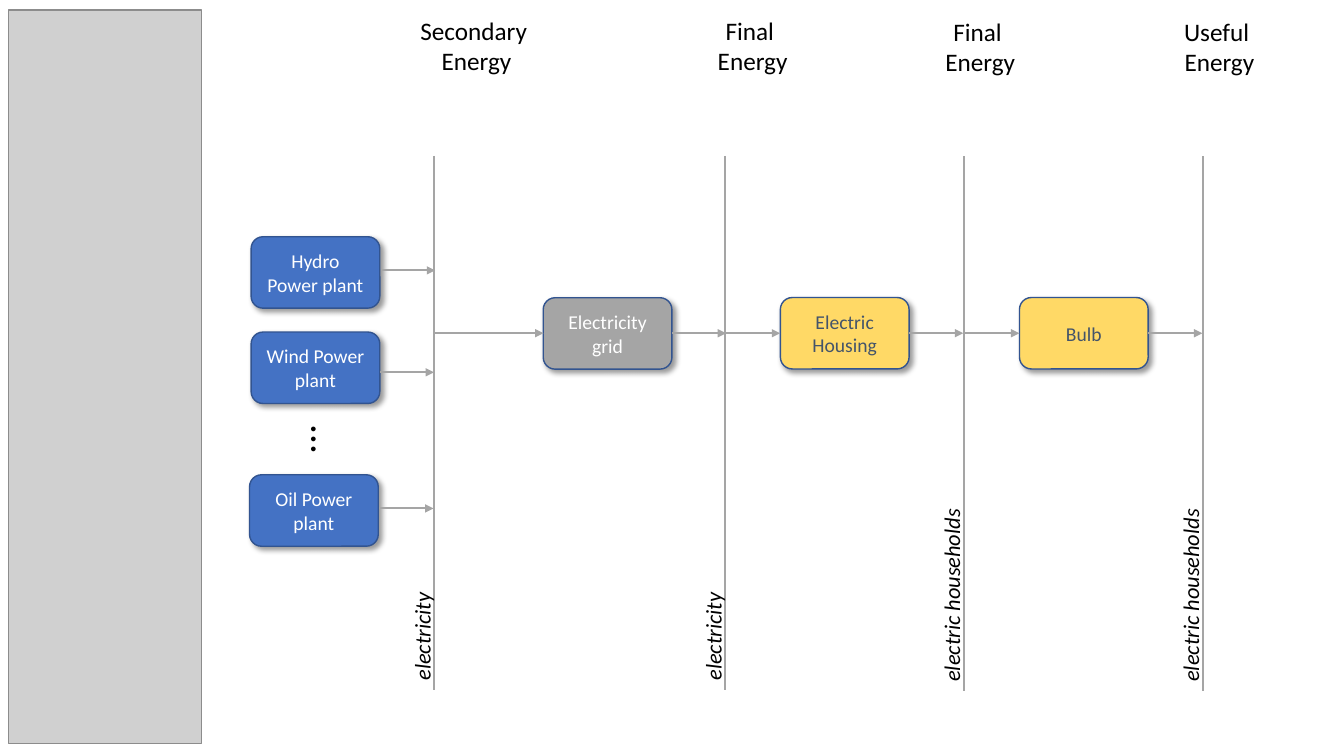
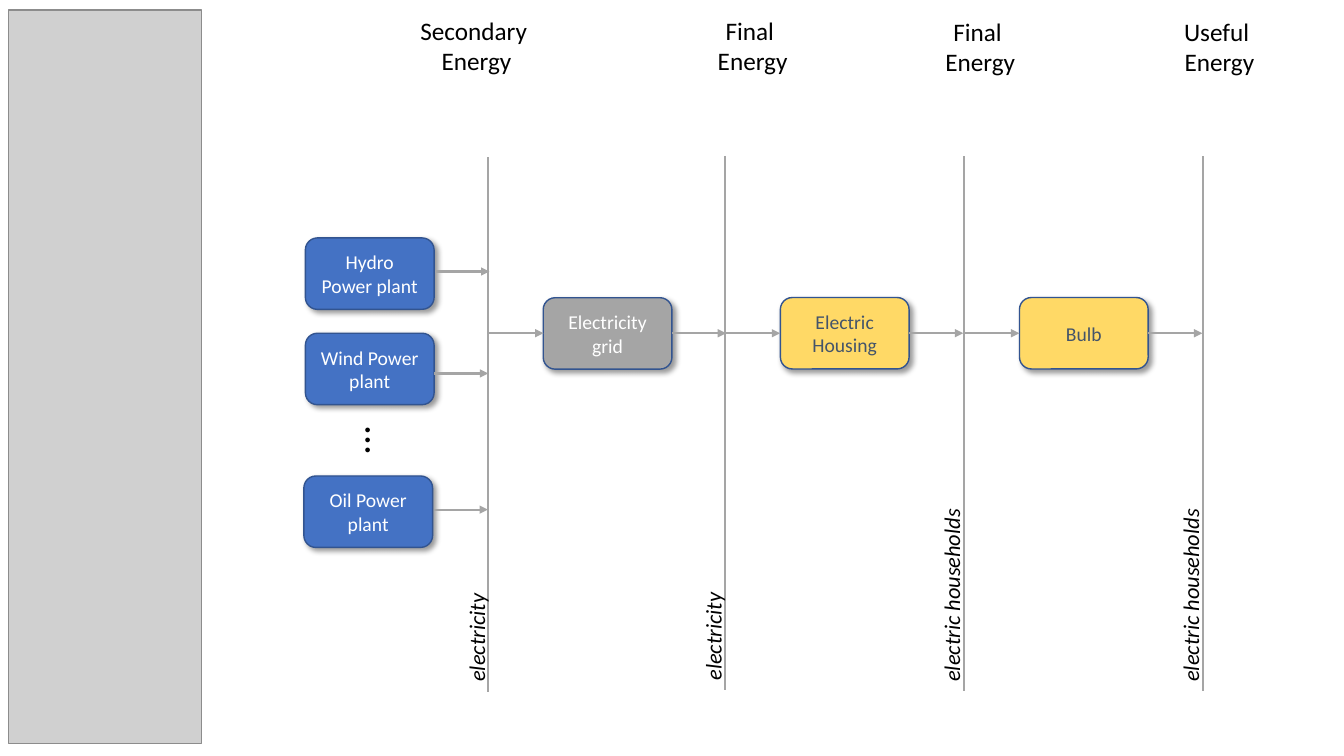
Before and after one commit to jonathanvvelasco/Rede_e_Gas, a slide deck: slide 3 of Documentação/1-Diagrama PPT/Cadeias Energéticas.pptx. Drawn at 1344x756 pixels with LibreOffice and Linux fonts; fonts in the diff are those of the drawing; grey boxes stand for pictures. Boxes give left, top, right and bottom in pixels: in the first picture for what was removed or moved away, otherwise in the second. Text is boxed around its words. In the diff, an @@ line names an element or a change of style, - is before the commit and + after.

```diff
--- a/Documentação/1-Diagrama PPT/Cadeias Energéticas.pptx
+++ b/Documentação/1-Diagrama PPT/Cadeias Energéticas.pptx
@@ arrow moved from (436, 334) - (543, 334) to (490, 334) - (543, 334) @@
@@ 3 rounded rectangles, 3 arrows, 2 texts, 1 line: place and size @@
-3 rounded rectangles, 3 arrows, 2 texts, 1 line at (250, 156, 436, 691)
+3 rounded rectangles, 3 arrows, 2 texts, 1 line at (303, 157, 491, 692)
```
Also in this commit, not shown: 1 slide removed, 6 other files.
